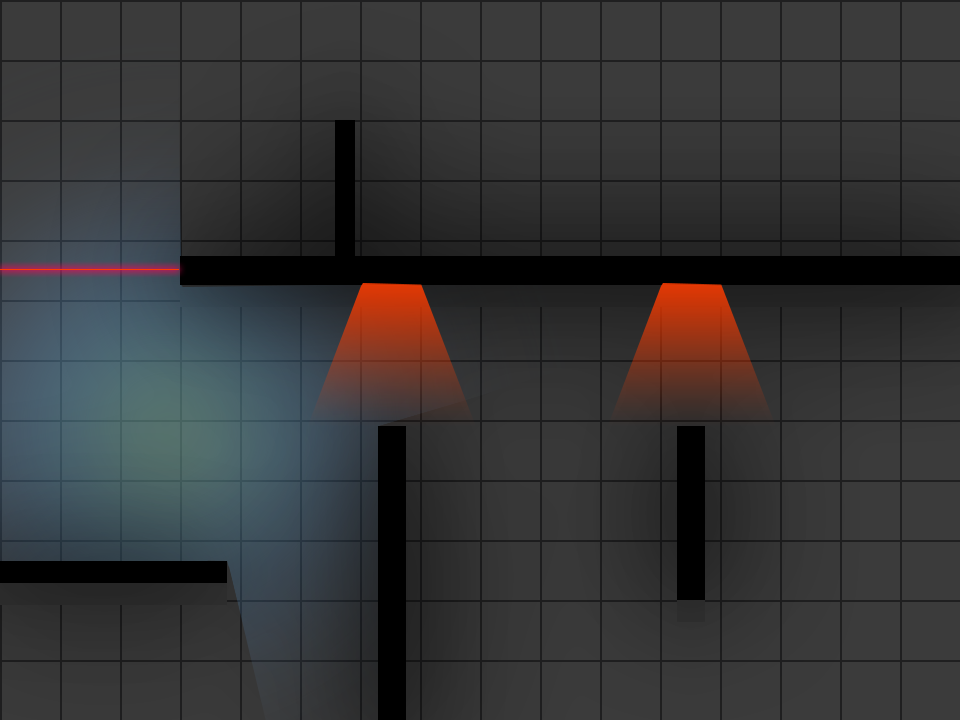
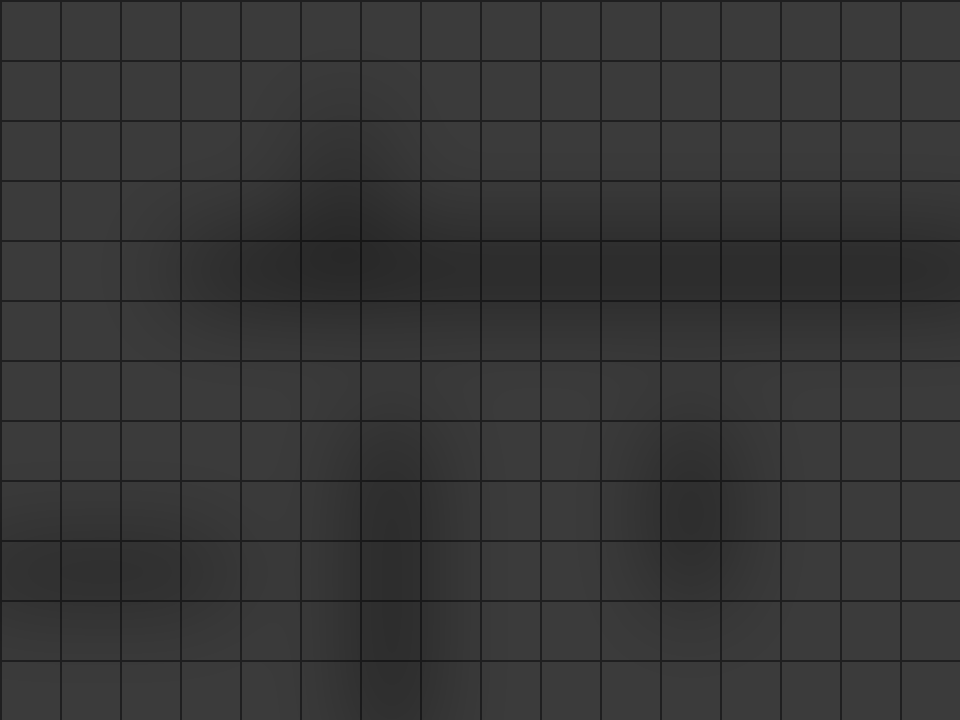
Before/after of a 960 x 720 layered artwork. What changed in the layer stack:
hid "Shape 1" over left=0, top=269, right=179, bottom=270
hid "Layer 1 copy" over left=608, top=283, right=775, bottom=426
hid "Layer 1" over left=308, top=283, right=475, bottom=426
hid "Rectangle 5" over left=0, top=120, right=960, bottom=720
hid "Ellipse 1 copy" over left=0, top=71, right=568, bottom=720
hid "Rectangle 5 copy 2" over left=0, top=142, right=960, bottom=720
